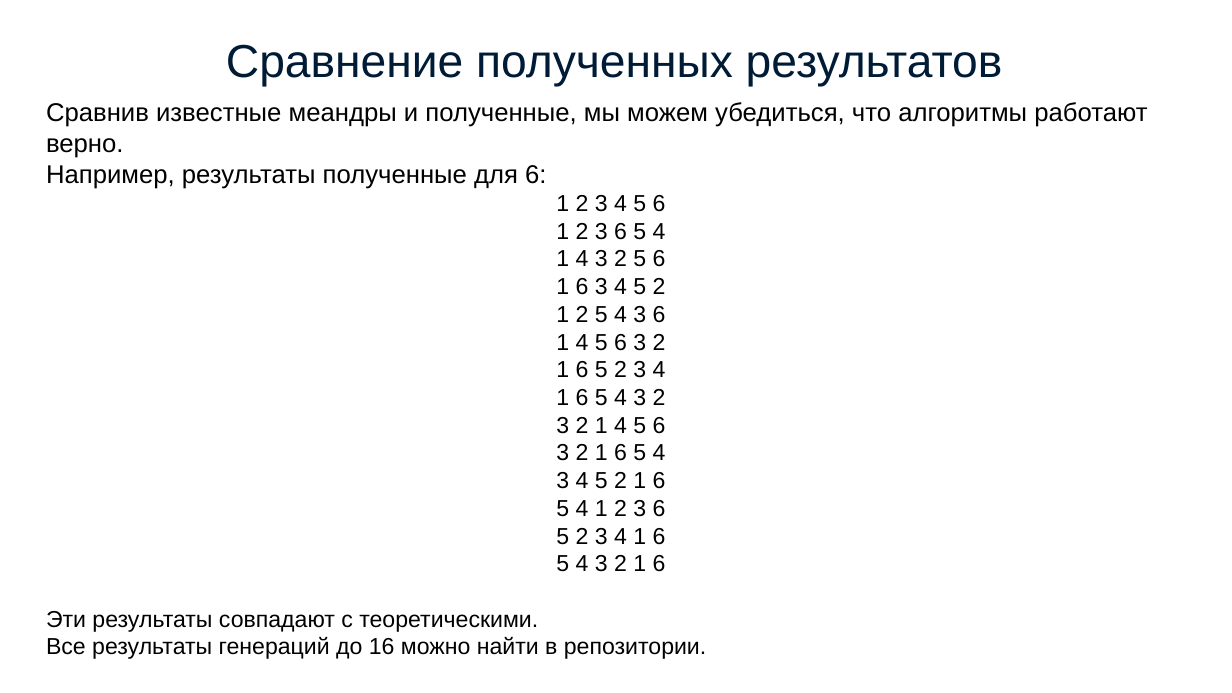
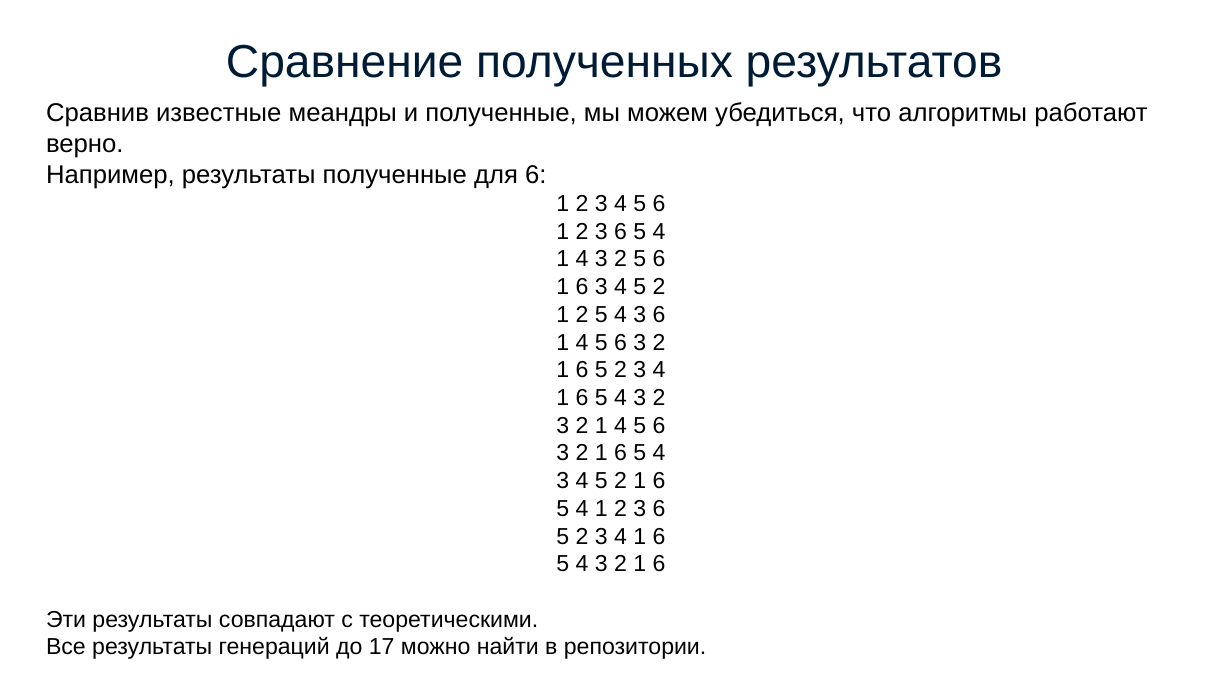
Before and after one commit to simonvar/Meanders, a slide deck: slide 10 of documents/presentation.pptx. Drawn at 1232x693 pixels with LibreOffice and Linux fonts; fonts in the diff are those of the drawing. Boxes give left, top, right and bottom in pixels: in the first picture for what was removed or moved away, otherwise in the second. Text is boxed around its words. In the diff, an @@ line names an element or a change of style, - is before the commit and + after.

Commit message:
change presentation

```diff
--- a/documents/presentation.pptx
+++ b/documents/presentation.pptx
@@ text at [46, 637, 706, 659]: text changed @@
-Все результаты генераций до 16 можно найти в репозитории.
+Все результаты генераций до 17 можно найти в репозитории.
```
Also in this commit, not shown: 1 other file.
